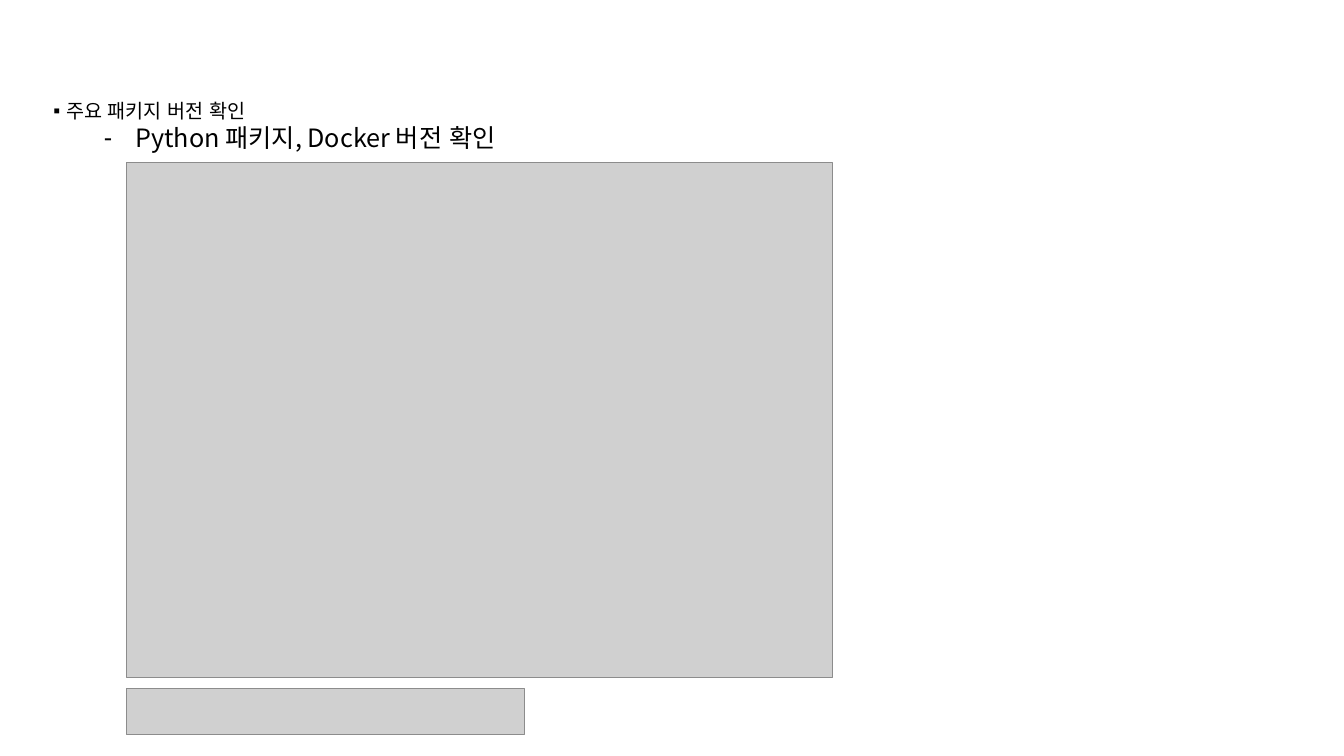
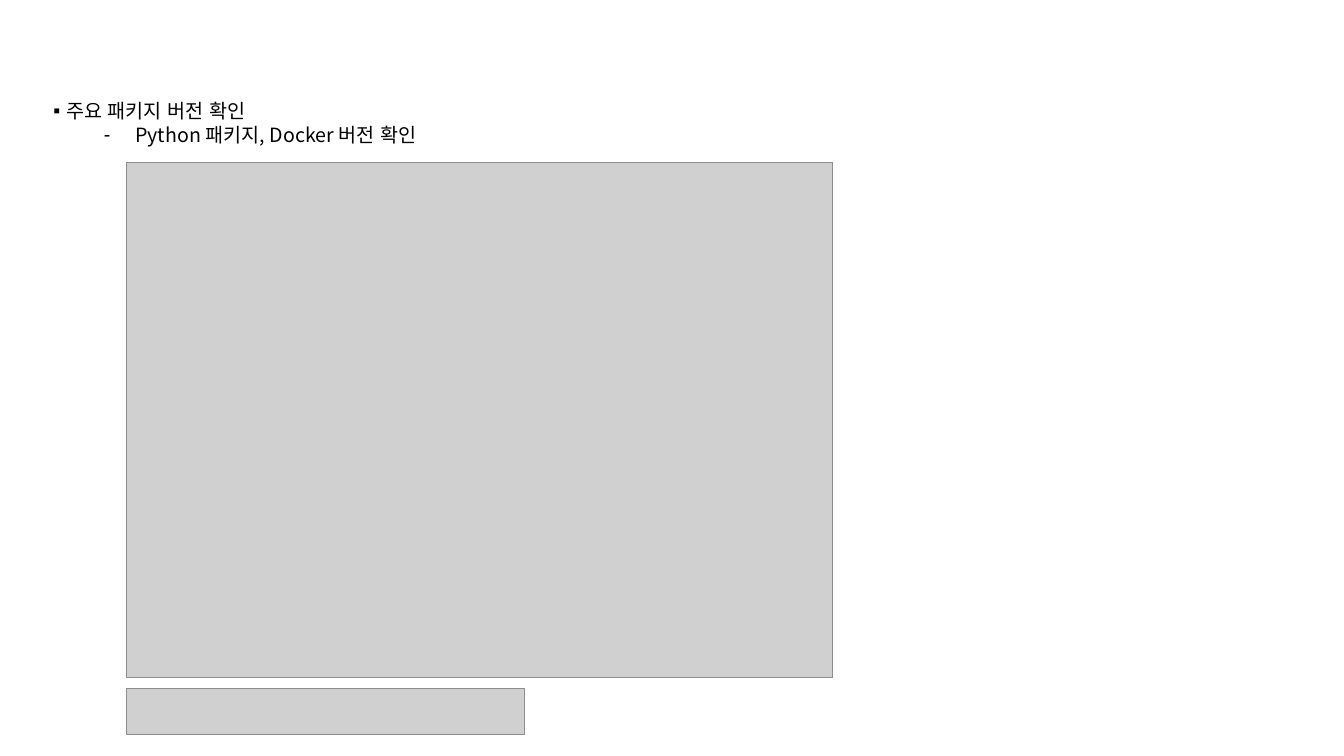
Before and after one commit to auto-mos/MOS-Packages, a slide deck: slide 9 of Tiny Package/MOS Edge/MOS Edge Manual.pptx (slide 8 before the commit). Drawn at 1344x756 pixels with LibreOffice and Linux fonts; fonts in the diff are those of the drawing; grey boxes stand for pictures; background and template pictures are left out. Boxes give left, top, right and bottom in pixels: in the first picture for what was removed or moved away, otherwise in the second. Text is boxed around its words. In the diff, an @@ line names an element or a change of style, - is before the commit and + after.

```diff
--- a/Tiny Package/MOS Edge/MOS Edge Manual.pptx
+++ b/Tiny Package/MOS Edge/MOS Edge Manual.pptx
@@ text at bbox=[135, 125, 416, 147]: size 18 to 14 pt in "Python 패키지, Docker 버전 확인" @@
```
Also in this commit, not shown: 3 other slides changed, 1 slide added, 2 slides removed, 6 other files.
